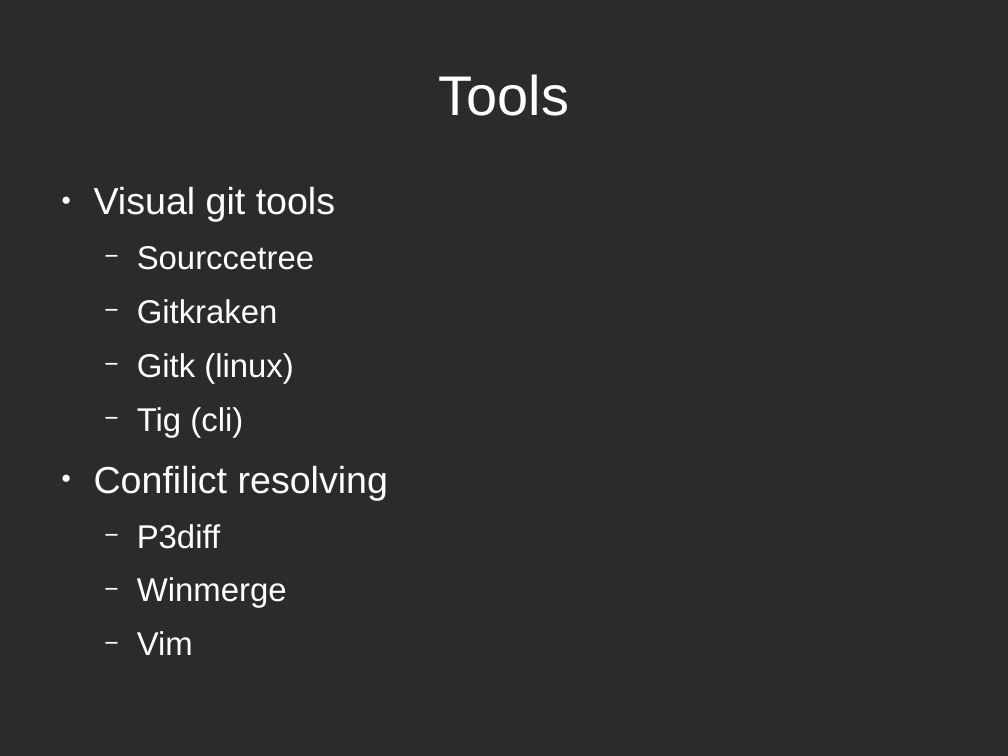
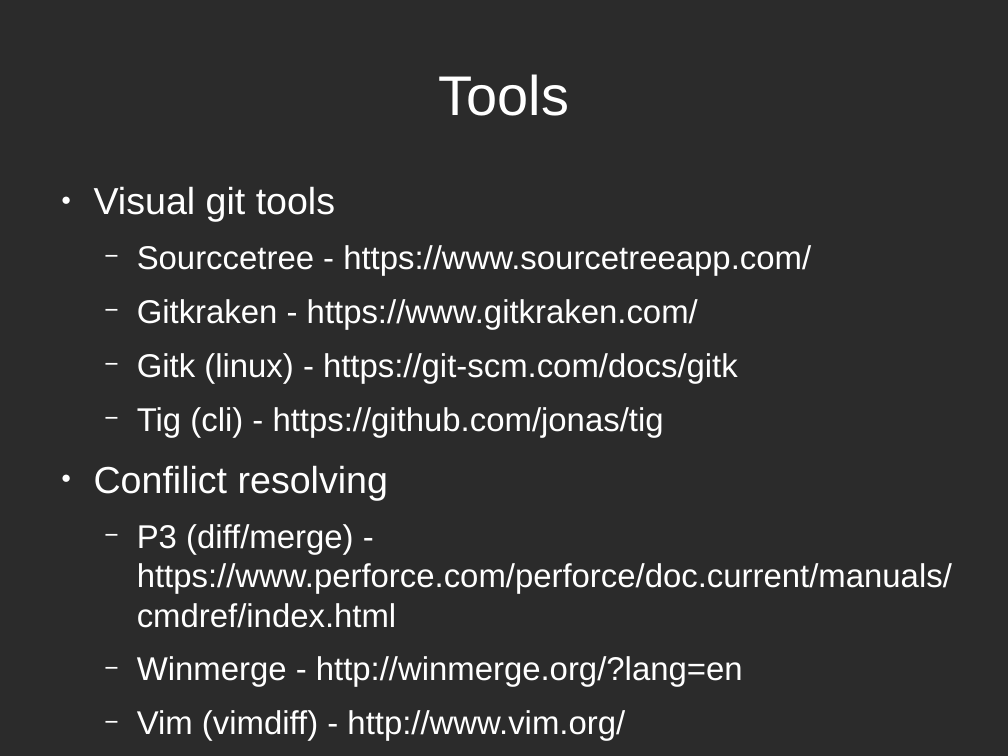
Before and after one commit to hwdegroot/days-of-code, a slide deck: slide 13 of presentation/zee-slides.odp. Drawn at 1008x756 pixels with LibreOffice and Linux fonts; fonts in the diff are those of the drawing; background and template pictures are left out; a plain dark background stands for a picture behind light text. Boxes give left, top, right and bottom in pixels: in the first picture for what was removed or moved away, otherwise in the second. Text is boxed around its words. In the diff, an @@ line names an element or a change of style, - is before the commit and + after.

```diff
--- a/presentation/zee-slides.odp
+++ b/presentation/zee-slides.odp
@@ text at (137, 245, 811, 437): text changed @@
-  − Sourccetree
-  − Gitkraken
-  − Gitk (linux)
-  − Tig (cli)
+  − Sourccetree - https://www.sourcetreeapp.com/
+  − Gitkraken - https://www.gitkraken.com/
+  − Gitk (linux) - https://git-scm.com/docs/gitk
+  − Tig (cli) - https://github.com/jonas/tig
@@ text at (137, 524, 952, 741): text changed @@
-  − P3diff
-  − Winmerge
-  − Vim
+  − P3 (diff/merge) - https://www.perforce.com/perforce/doc.current/manuals/cmdref/index.html
+  − Winmerge - http://winmerge.org/?lang=en
+  − Vim (vimdiff) - http://www.vim.org/
```
Also in this commit, not shown: 2 other slides changed, 3 other files.
